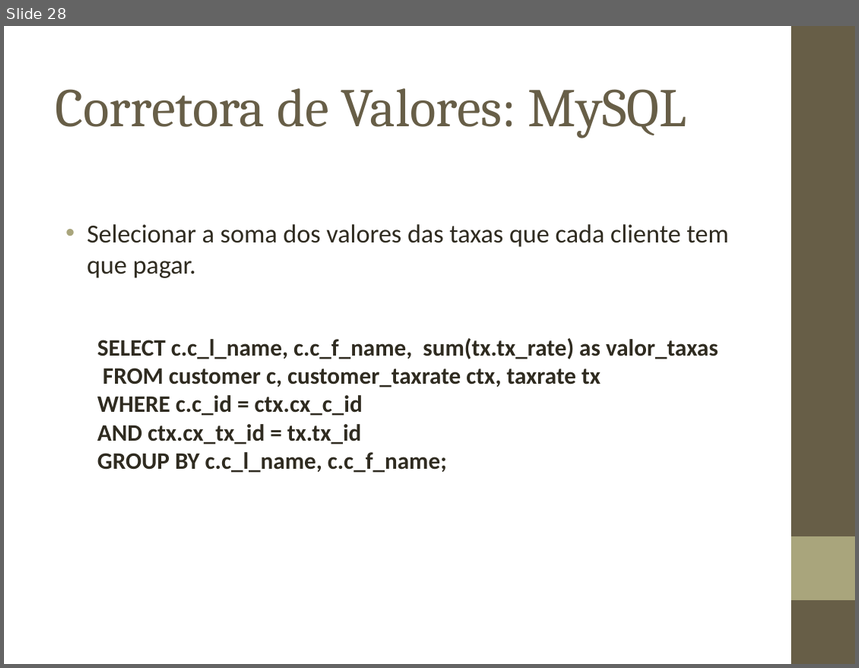
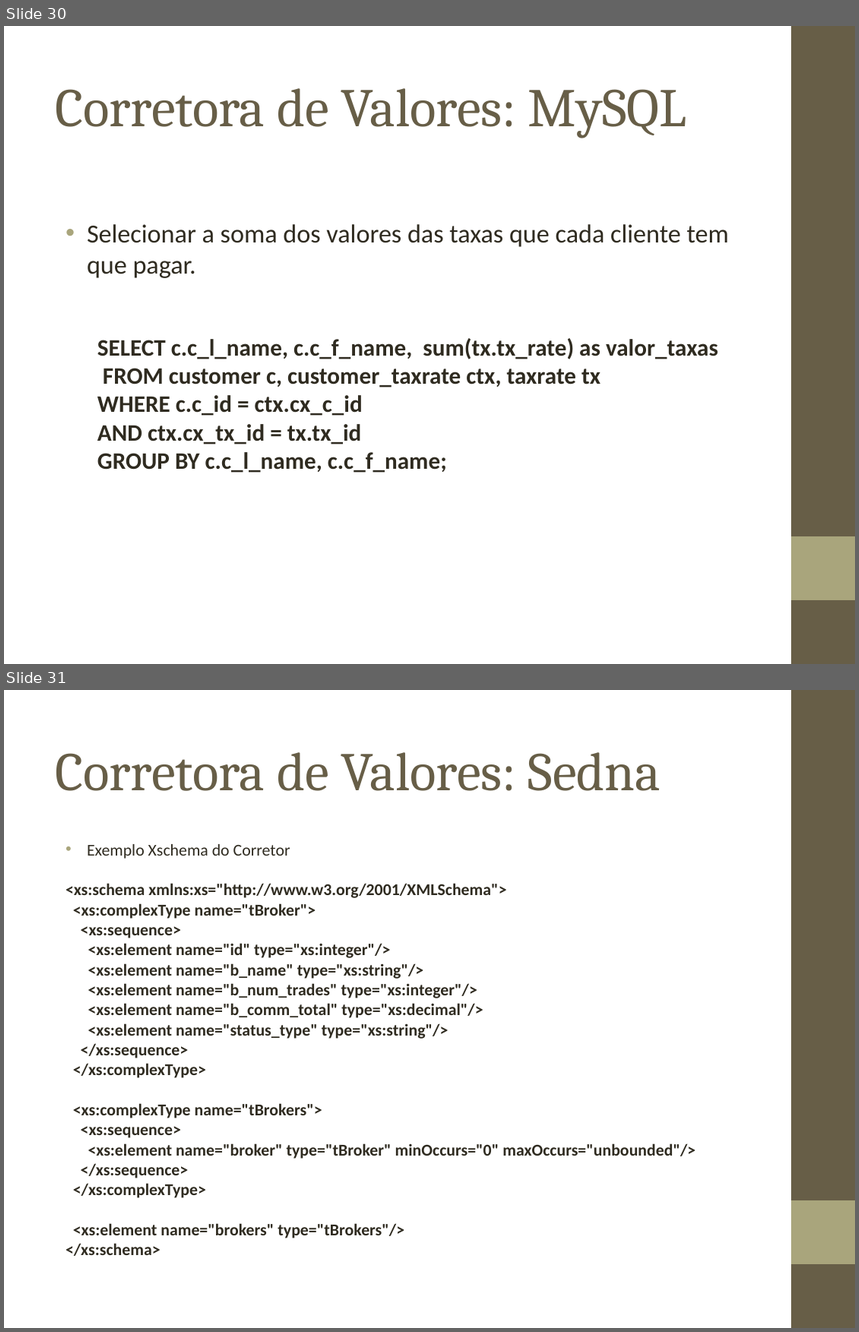
Before and after one commit to biacpaixao/Projeto_Final, a slide deck: apresentacao_projeto_final.ppt. Shown one above the other, each under a label of ours: slide 28 before the commit, slides 30 and 31 after it. The pictures are 859x668 and 859x1332 pixels, drawn with LibreOffice and Linux fonts; fonts in the diff are those of the drawing; background and template pictures are left out. Boxes give left, top, right and bottom in pixels: in the first picture for what was removed or moved away, otherwise in the second. Text is boxed around its words. In the diff, an @@ line names an element or a change of style, - is before the commit and + after.

```diff
--- a/apresentacao_projeto_final.ppt
+++ b/apresentacao_projeto_final.ppt
@@ slide 31 added at [4, 690, 855, 1328], background picture (left out); not listed: 2 template elements that a slide beside it also shows @@
@@ title added at [55, 752, 661, 791], 46 pt, text #675E47 @@
+Corretora de Valores: Sedna
@@ text added at [66, 844, 696, 1256], 14 pt, text #2F2B20, bold @@
+• Exemplo Xschema do Corretor
+<xs:schema xmlns:xs="http://www.w3.org/2001/XMLSchema">
+<xs:complexType name="tBroker">
+<xs:sequence>
+<xs:element name="id" type="xs:integer"/>
+<xs:element name="b_name" type="xs:string"/>
+<xs:element name="b_num_trades" type="xs:integer"/>
+<xs:element name="b_comm_total" type="xs:decimal"/>
+<xs:element name="status_type" type="xs:string"/>
+</xs:sequence>
+</xs:complexType>
+<xs:complexType name="tBrokers">
+<xs:sequence>
+<xs:element name="broker" type="tBroker" minOccurs="0" maxOccurs="unbounded"/>
+</xs:sequence>
+</xs:complexType>
+<xs:element name="brokers" type="tBrokers"/>
+</xs:schema>
@@ what was slide 28 is now slide 30 @@
```
Also in this commit, not shown: 2 slides changed, 6 other slides added, 1 slide removed.
